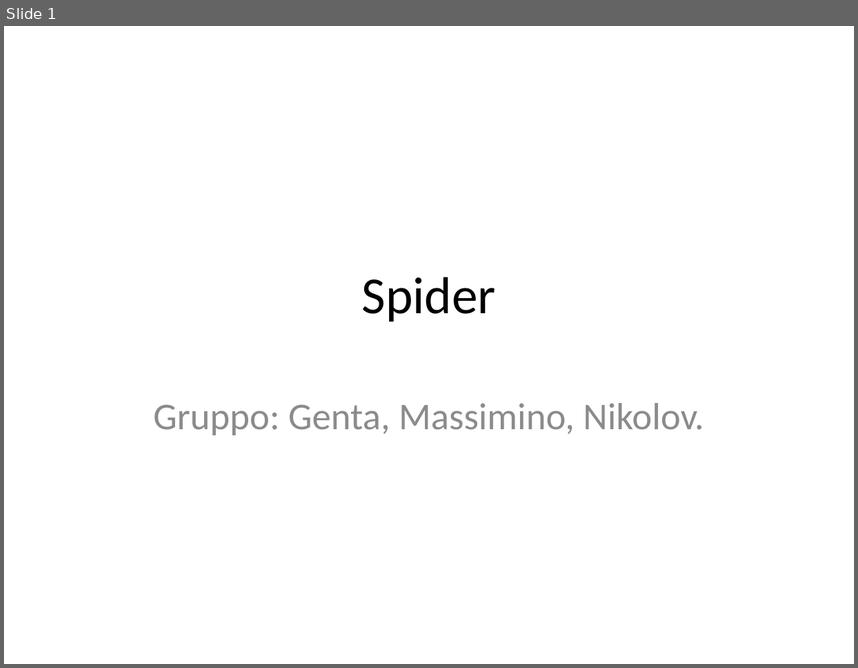
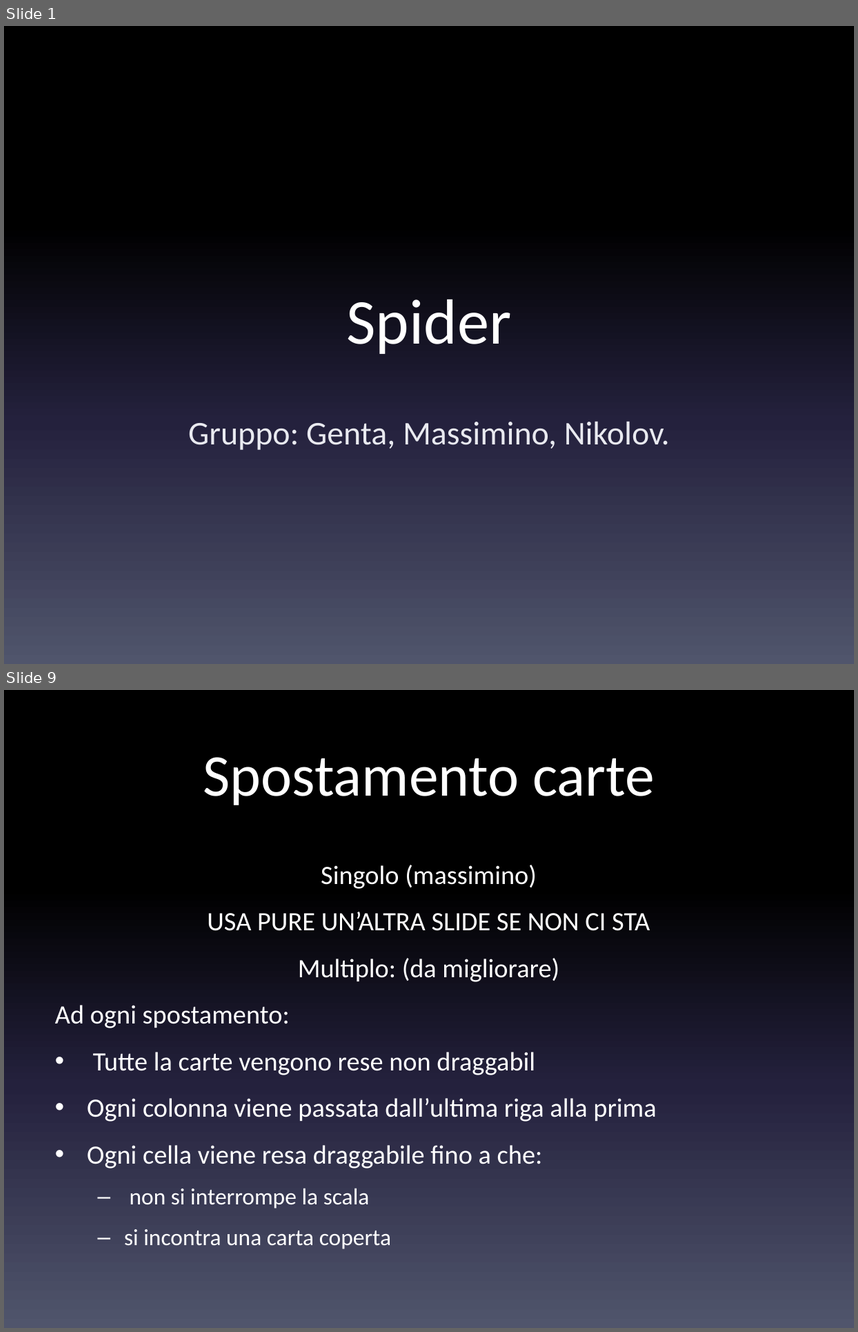
Before and after one commit to danielegenta/ProjectTPSI_Spider, a slide deck: Presentazione_Spider.pptx. Shown one above the other, each under a label of ours: slide 1 before the commit, slides 1 and 9 after it; the slides between them are not shown. The pictures are 858x668 and 858x1332 pixels, drawn with LibreOffice and Linux fonts; fonts in the diff are those of the drawing. Boxes give left, top, right and bottom in pixels: in the first picture for what was removed or moved away, otherwise in the second. Text is boxed around its words. In the diff, an @@ line names an element or a change of style, - is before the commit and + after.

```diff
--- a/Presentazione_Spider.pptx
+++ b/Presentazione_Spider.pptx
@@ slide 9 added at bbox=[4, 690, 854, 1328], background gradient #000000 to #24213E to #51566D @@
@@ title added at bbox=[203, 757, 655, 805], 50 pt, text #FFFFFF @@
+Spostamento carte
@@ text added at bbox=[55, 865, 656, 1249], 22.4 pt, text #FFFFFF @@
+Singolo (massimino)
+USA PURE UN’ALTRA SLIDE SE NON CI STA
+Multiplo: (da migliorare)
+Ad ogni spostamento:
+• Tutte la carte vengono rese non draggabil
+• Ogni colonna viene passata dall’ultima riga alla prima
+• Ogni cella viene resa draggabile fino a che:
+  – non si interrompe la scala
+  – si incontra una carta coperta
@@ slide 1 changed as well @@
@@ background #FFFFFF to gradient #000000 to #24213E to #51566D @@
@@ title "Spider" at bbox=[347, 299, 512, 354]: size 44 to 54 pt, text colour #000000 to #FFFFFF; vertical alignment middle to bottom @@
@@ subtitle "Gruppo: Genta, Massimino, Nikolov." at bbox=[188, 421, 670, 450]: size 32 to 28 pt, text colour #8C8C8C to #E9EAF0; line spacing 1 to 1.5 @@
```
Also in this commit, not shown: 7 other slides changed, 8 other slides added, 11 slides removed.
